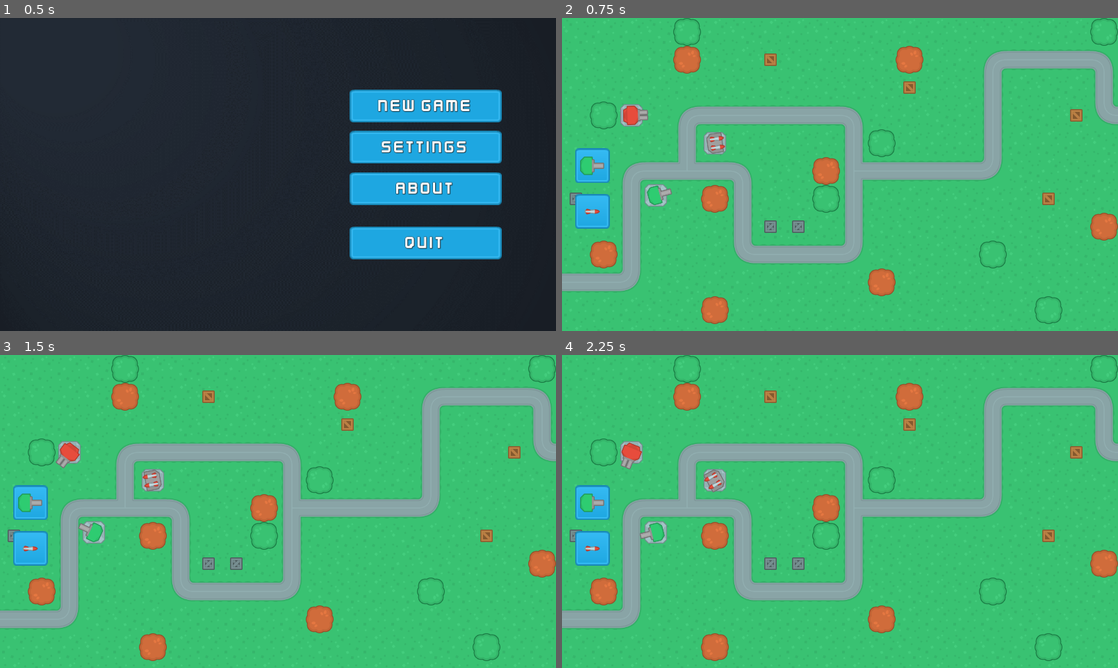
Above: before the commit, frames 1-4 (two rows, left to right).
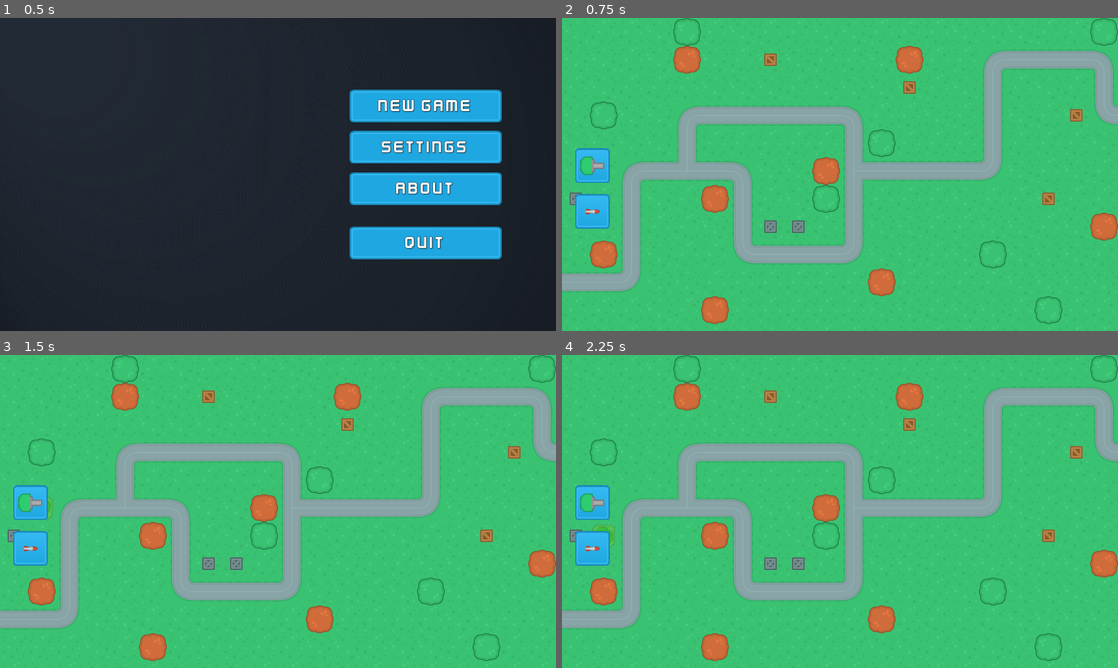
Above: after the commit, the same moments.

Repository: xEdelweiss/TowerDefence
Game: Godot game, scene res://scene_handler.tscn
The game is run twice, just before and just after one commit, with the same random seed, the same clock (stepped at 60 frames per second) and the same inputs.
Inputs (mouse positions are in pixels of both pictures, inside the frame that each line leads up to):
- Up to frame 1 (0.5 s): no input
- Up to frame 2 (0.75 s): click "New Game" at 0.5 s
- Up to frame 3 (1.5 s): click (27, 502) at 1.25 s
- Up to frame 4 (2.25 s): click (589, 549) at 2 s

Frame 1 is identical in both runs. In frame 2, 0.8% of the frame differs, in the area x 10-30%, y 27-61%; in frame 3, 0.8%; in frame 4, 0.9%, in the area x 5-30%, y 27-62%.

Commit message:
Реалізував будівництво турелей

Diff:
--- /dev/null
+++ b/Scenes/MainScenes/UI.gd
@@ -0,0 +1,29 @@
+extends CanvasLayer
+
+class_name GameSceneUI
+
+const TOWER_PREVIEW = "TowerPreview"
+const DRAG_TOWER = "DragTower"
+
+func set_tower_preview(tower_type: String, mouse_position: Vector2):
+	var drag_tower = (load("res://Scenes/Turrets/" + tower_type.to_snake_case() + ".tscn") as PackedScene).instantiate() as Node2D
+	drag_tower.name = DRAG_TOWER
+	drag_tower.modulate = Color("ab54ff3c")
+
+	var control = Control.new()
+	control.add_child(drag_tower, true)
+	control.position = mouse_position
+	control.name = TOWER_PREVIEW
+	add_child(control, true)
+	move_child(get_node(TOWER_PREVIEW), 0)
+
+func update_tower_preview(new_position: Vector2, color: String):
+	var control = get_node(TOWER_PREVIEW) as Control
+	control.position = new_position
+#
+	var drag_tower = control.get_node(DRAG_TOWER) as Node2D
+	if (drag_tower.modulate != Color(color)):
+		drag_tower.modulate = Color(color)
+
+func remove_tower_preview():
+	get_node(TOWER_PREVIEW).queue_free()
--- /dev/null
+++ b/Scenes/MainScenes/game_scene.gd
@@ -0,0 +1,65 @@
+extends Node2D
+
+@onready var ui = $UI as GameSceneUI
+
+var map_node: Node2D
+
+var build_mode = false
+var build_valid = false
+var build_location
+var build_type
+
+func _ready():
+	map_node = get_node("Map1") # todo: remove hardcode
+
+	for i in get_tree().get_nodes_in_group("build_buttons") as Array[Button]:
+		i.pressed.connect(initiate_build_mode.bind(i.name))
+
+func _process(delta):
+	if build_mode:
+		update_tower_preview()
+
+func _unhandled_input(event):
+	if event.is_action_released("ui_cancel") and build_mode:
+		cancel_build_mode()
+
+	if event.is_action_released("ui_accept") and build_mode:
+		verify_and_build()
+		cancel_build_mode()
+
+func initiate_build_mode(tower_type: String):
+	if build_mode:
+		return
+
+	build_type = tower_type + "T1"
+	build_mode = true
+	ui.set_tower_preview(build_type, get_global_mouse_position())
+
+func update_tower_preview():
+	var mouse_position = get_global_mouse_position()
+	var tower_exclusion = map_node.get_node("TowerExclusion") as TileMap
+
+	var current_tile_position = tower_exclusion.local_to_map(mouse_position)
+	var tile_position = tower_exclusion.map_to_local(current_tile_position)
+
+	if tower_exclusion.get_cell_source_id(0, current_tile_position) == -1:
+		ui.update_tower_preview(tile_position, "adff4577")
+		build_valid = true
+		build_location = tile_position
+	else:
+		ui.update_tower_preview(tile_position, "ff333377")
+		build_valid = false
+
+func cancel_build_mode():
+	ui.remove_tower_preview()
+	build_mode = false
+	build_valid = false
+
+func verify_and_build():
+	if build_valid:
+		# todo: check if user has enough cash
+		var new_tower = (load("res://Scenes/Turrets/" + build_type.to_snake_case() + ".tscn") as PackedScene).instantiate() as Node2D
+		new_tower.position = build_location
+		map_node.get_node("Turrets").add_child(new_tower, true)
+		# todo: deduct cash
+		# todo: update cash label
--- a/Scenes/MainScenes/game_scene.tscn
+++ b/Scenes/MainScenes/game_scene.tscn
@@ -1,15 +1,19 @@
-[gd_scene load_steps=5 format=3 uid="uid://bnssh1pemuxy3"]
+[gd_scene load_steps=7 format=3 uid="uid://bnssh1pemuxy3"]
 
 [ext_resource type="PackedScene" uid="uid://bdueits0he2mr" path="res://Scenes/Maps/map_1.tscn" id="1_bypgf"]
+[ext_resource type="Script" path="res://Scenes/MainScenes/game_scene.gd" id="1_kjjiv"]
 [ext_resource type="Texture2D" uid="uid://bee1unrqmhr17" path="res://Assets/UI/Buttons/blue_button12.png" id="2_6qwo4"]
+[ext_resource type="Script" path="res://Scenes/MainScenes/UI.gd" id="3_qjyh5"]
 [ext_resource type="Texture2D" uid="uid://cdwordoq8i7tj" path="res://Assets/Towers/towerDefense_tile249.png" id="3_qyg3a"]
 [ext_resource type="Texture2D" uid="uid://b4w8arcxbq33j" path="res://Assets/Towers/towerDefense_tile251.png" id="4_gcwhi"]
 
 [node name="GameScene" type="Node2D"]
+script = ExtResource("1_kjjiv")
 
 [node name="Map1" parent="." instance=ExtResource("1_bypgf")]
 
 [node name="UI" type="CanvasLayer" parent="."]
+script = ExtResource("3_qjyh5")
 
 [node name="MarginContainer" type="MarginContainer" parent="UI"]
 anchors_preset = 15
@@ -24,6 +28,7 @@
 
 [node name="HUD" type="Control" parent="UI/MarginContainer"]
 layout_mode = 2
+mouse_filter = 2
 
 [node name="BuildBar" type="VBoxContainer" parent="UI/MarginContainer/HUD"]
 custom_minimum_size = Vector2(100, 400)
@@ -36,7 +41,7 @@
 grow_vertical = 0
 theme_override_constants/separation = 25
 
-[node name="Gun" type="TextureButton" parent="UI/MarginContainer/HUD/BuildBar"]
+[node name="Gun" type="TextureButton" parent="UI/MarginContainer/HUD/BuildBar" groups=["build_buttons"]]
 custom_minimum_size = Vector2(80, 80)
 layout_mode = 2
 size_flags_horizontal = 4
@@ -59,7 +64,7 @@
 grow_vertical = 2
 texture = ExtResource("3_qyg3a")
 
-[node name="Missile" type="TextureButton" parent="UI/MarginContainer/HUD/BuildBar"]
+[node name="Missile" type="TextureButton" parent="UI/MarginContainer/HUD/BuildBar" groups=["build_buttons"]]
 custom_minimum_size = Vector2(80, 80)
 layout_mode = 2
 size_flags_horizontal = 4
--- a/Scenes/Maps/map_1.tscn
+++ b/Scenes/Maps/map_1.tscn
@@ -1,13 +1,10 @@
-[gd_scene load_steps=17 format=3 uid="uid://bdueits0he2mr"]
+[gd_scene load_steps=14 format=3 uid="uid://bdueits0he2mr"]
 
 [ext_resource type="Texture2D" uid="uid://cirlf6c8iqwta" path="res://Assets/Environment/Tilesets/terrainTiles_default.png" id="1_dtuoa"]
 [ext_resource type="Texture2D" uid="uid://bwoey3eecke5f" path="res://Assets/Environment/Props/treeBrown_large.png" id="2_ci2df"]
 [ext_resource type="Texture2D" uid="uid://ckgnq8j6fn1g0" path="res://Assets/Environment/Props/treeGreen_large.png" id="3_6j0a6"]
 [ext_resource type="Texture2D" uid="uid://dgg1vuqlcr0r6" path="res://Assets/Environment/Props/crateMetal.png" id="4_xhrrv"]
 [ext_resource type="Texture2D" uid="uid://bkao31bh4lnhl" path="res://Assets/Environment/Props/crateWood.png" id="5_abog2"]
-[ext_resource type="PackedScene" uid="uid://kwo5bmfchrtj" path="res://Scenes/Turrets/gun_t_1.tscn" id="6_7p6ji"]
-[ext_resource type="PackedScene" uid="uid://byk5trgbp0l4i" path="res://Scenes/Turrets/gun_t_2.tscn" id="7_omj2e"]
-[ext_resource type="PackedScene" uid="uid://ybo1a44vogoh" path="res://Scenes/Turrets/missile_t_1.tscn" id="8_116rj"]
 
 [sub_resource type="TileSetAtlasSource" id="TileSetAtlasSource_k6x58"]
 texture = ExtResource("1_dtuoa")
@@ -304,12 +301,3 @@
 layer_0/tile_data = PackedInt32Array(655359, 131072, 0, 589824, 131072, 0, 589825, 131072, 0, 589826, 393216, 1, 524290 …(1116 unchanged characters)…
 
 [node name="Turrets" type="Node2D" parent="."]
-
-[node name="GunT1" parent="Turrets" instance=ExtResource("6_7p6ji")]
-position = Vector2(216, 408)
-
-[node name="GunT2" parent="Turrets" instance=ExtResource("7_omj2e")]
-position = Vector2(160, 224)
-
-[node name="MissileT1" parent="Turrets" instance=ExtResource("8_116rj")]
-position = Vector2(352, 288)
--- a/project.godot
+++ b/project.godot
@@ -22,6 +22,23 @@
 mouse_cursor/custom_image="res://Assets/UI/cursor_pointer3D_shadow.png"
 window/stretch/mode="canvas_items"
 
+[input]
+
+ui_accept={
+"deadzone": 0.5,
+"events": [Object(InputEventKey,"resource_local_to_scene":false,"resource_name":"","device":0,"window_id":0,"alt_pressed":false,"shift_pressed":false,"ctrl_pressed":false,"meta_pressed":false,"pressed":false,"keycode":4194309,"physical_keycode":0,"key_label":0,"unicode":4194309,"echo":false,"script":null)
+, Object(InputEventKey,"resource_local_to_scene":false,"resource_name":"","device":0,"window_id":0,"alt_pressed":false,"shift_pressed":false,"ctrl_pressed":false,"meta_pressed":false,"pressed":false,"keycode":4194310,"physical_keycode":0,"key_label":0,"unicode":4194310,"echo":false,"script":null)
+, Object(InputEventKey,"resource_local_to_scene":false,"resource_name":"","device":0,"window_id":0,"alt_pressed":false,"shift_pressed":false,"ctrl_pressed":false,"meta_pressed":false,"pressed":false,"keycode":32,"physical_keycode":0,"key_label":0,"unicode":32,"echo":false,"script":null)
+, Object(InputEventMouseButton,"resource_local_to_scene":false,"resource_name":"","device":-1,"window_id":0,"alt_pressed":false,"shift_pressed":false,"ctrl_pressed":false,"meta_pressed":false,"button_mask":0,"position":Vector2(0, 0),"global_position":Vector2(0, 0),"factor":1.0,"button_index":1,"pressed":false,"double_click":false,"script":null)
+]
+}
+ui_cancel={
+"deadzone": 0.5,
+"events": [Object(InputEventKey,"resource_local_to_scene":false,"resource_name":"","device":0,"window_id":0,"alt_pressed":false,"shift_pressed":false,"ctrl_pressed":false,"meta_pressed":false,"pressed":false,"keycode":4194305,"physical_keycode":0,"key_label":0,"unicode":4194305,"echo":false,"script":null)
+, Object(InputEventMouseButton,"resource_local_to_scene":false,"resource_name":"","device":-1,"window_id":0,"alt_pressed":false,"shift_pressed":false,"ctrl_pressed":false,"meta_pressed":false,"button_mask":0,"position":Vector2(0, 0),"global_position":Vector2(0, 0),"factor":1.0,"button_index":2,"pressed":false,"double_click":false,"script":null)
+]
+}
+
 [rendering]
 
 renderer/rendering_method="mobile"
